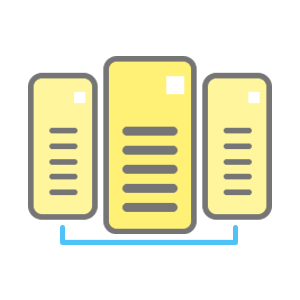
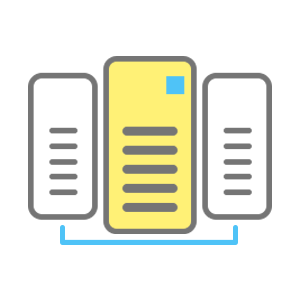
Layered file, before and after one edit (300×300). Changes by layer:
added layer "Rectangle 1" in group "Group 1" over [166, 76, 185, 95]
hid "Layer 2 copy" over [33, 76, 267, 215]
